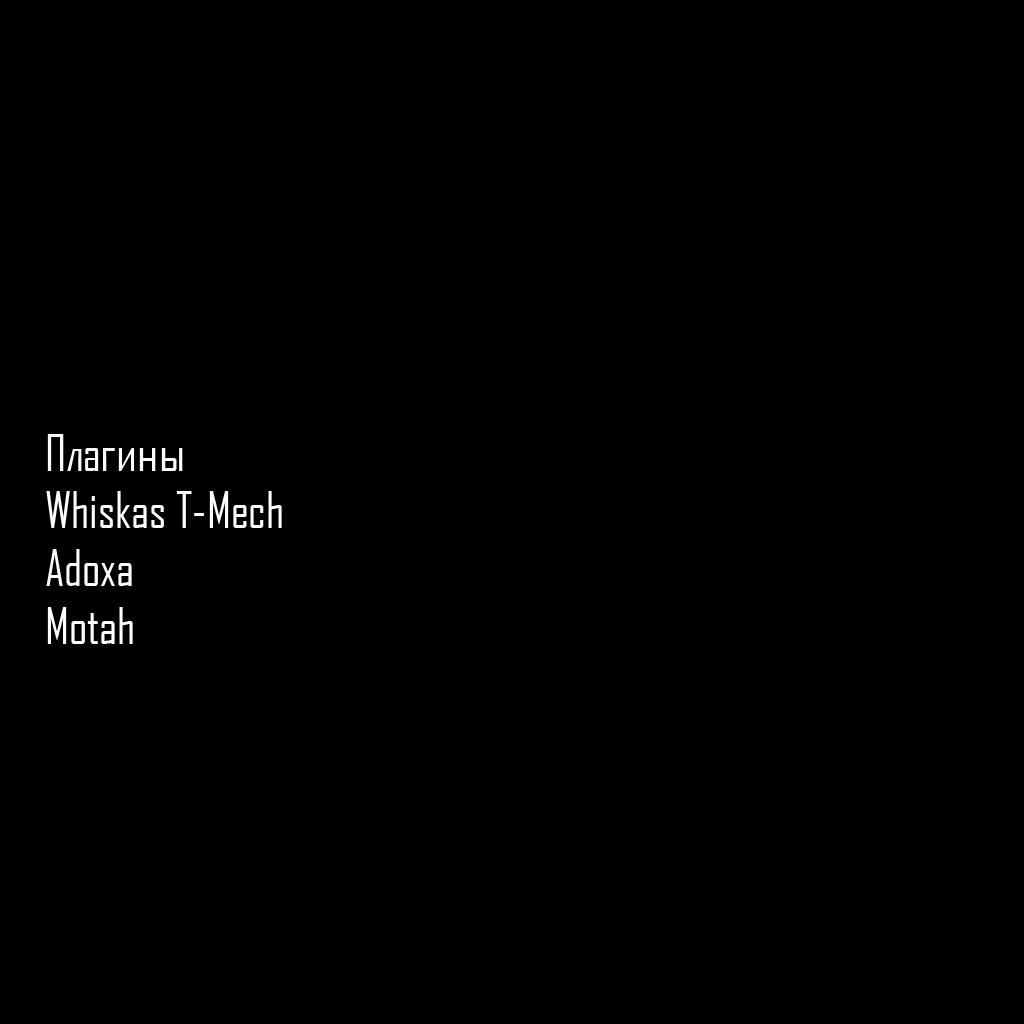
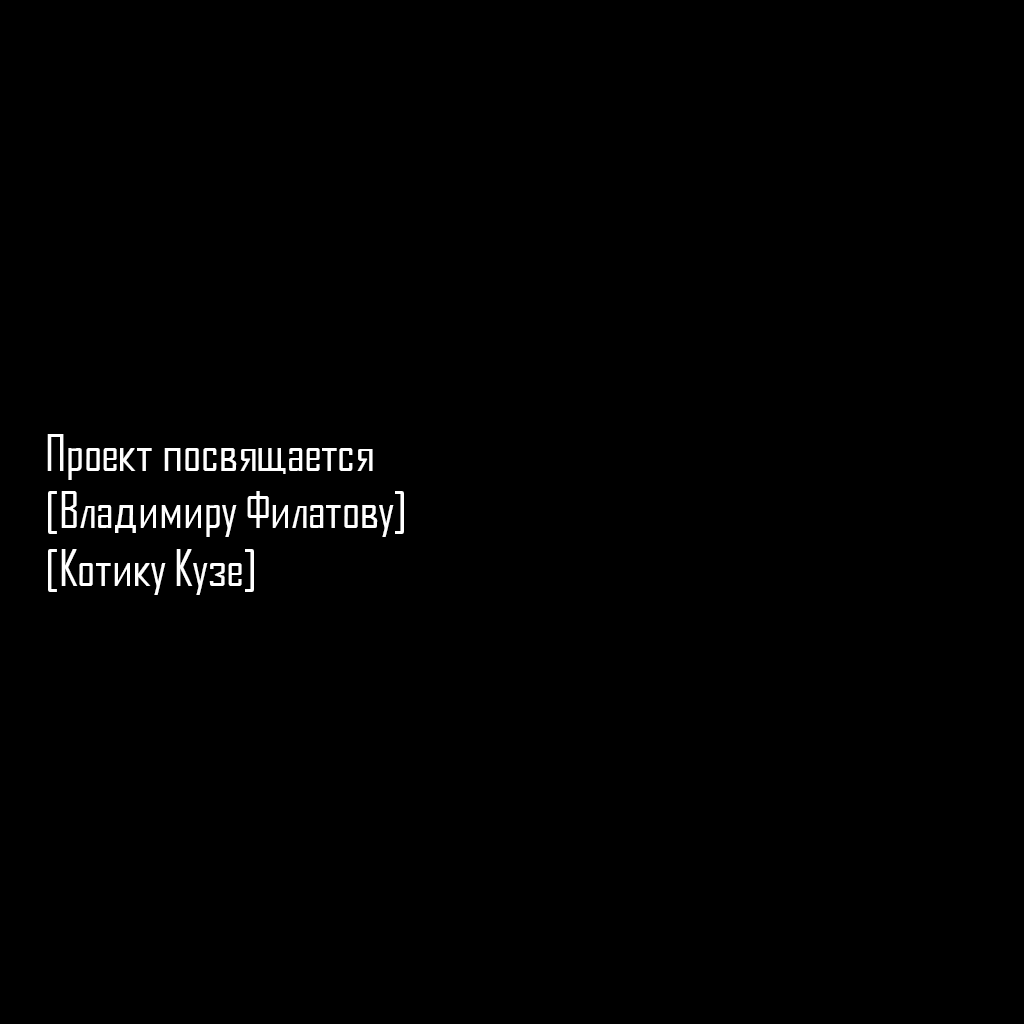
Layers edited between the first and the second 1024x1024 image:
renamed "Плагины Whiskas T-Mech Adoxa Motah" to "Проект посвящается [Владимиру Филатову] [Котику Кузе]", painted on it over (46, 434, 404, 644)
